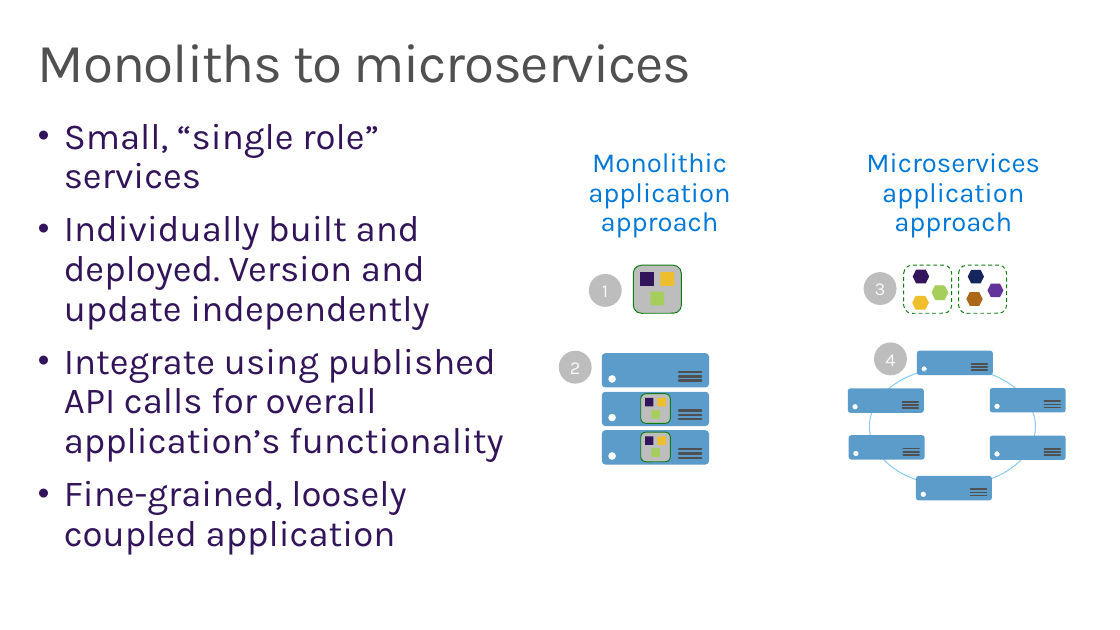
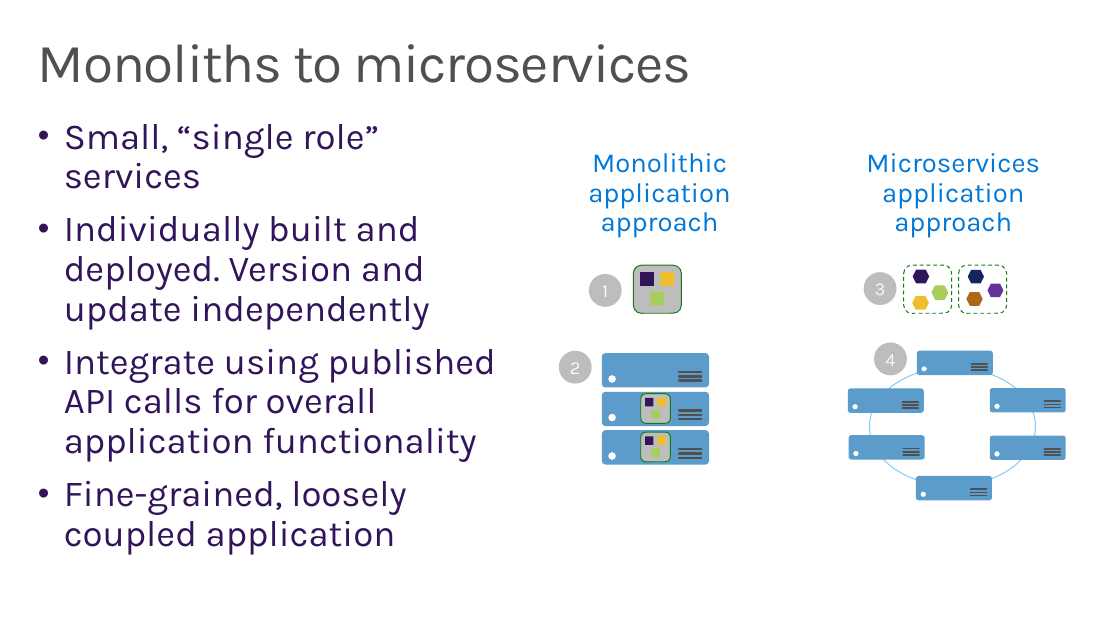
Before and after one commit to wely/DevCamp, a slide deck: slide 7 of Presentation/Module07-Containers.pptx (slide 5 before the commit). Drawn at 1120x630 pixels with LibreOffice and Linux fonts; fonts in the diff are those of the drawing; background and template pictures are left out. Boxes give left, top, right and bottom in pixels: in the first picture for what was removed or moved away, otherwise in the second. Text is boxed around its words. In the diff, an @@ line names an element or a change of style, - is before the commit and + after.

```diff
--- a/Presentation/Module07-Containers.pptx
+++ b/Presentation/Module07-Containers.pptx
@@ text at (x1=64, y1=349, x2=496, y2=462): text changed @@
-• Integrate using published
-  API calls for overall application’s functionality
+• Integrate using published
+  API calls for overall application functionality
```
Also in this commit, not shown: 1 other slide changed, 2 slides added, 1 slide removed, 2 other files.
